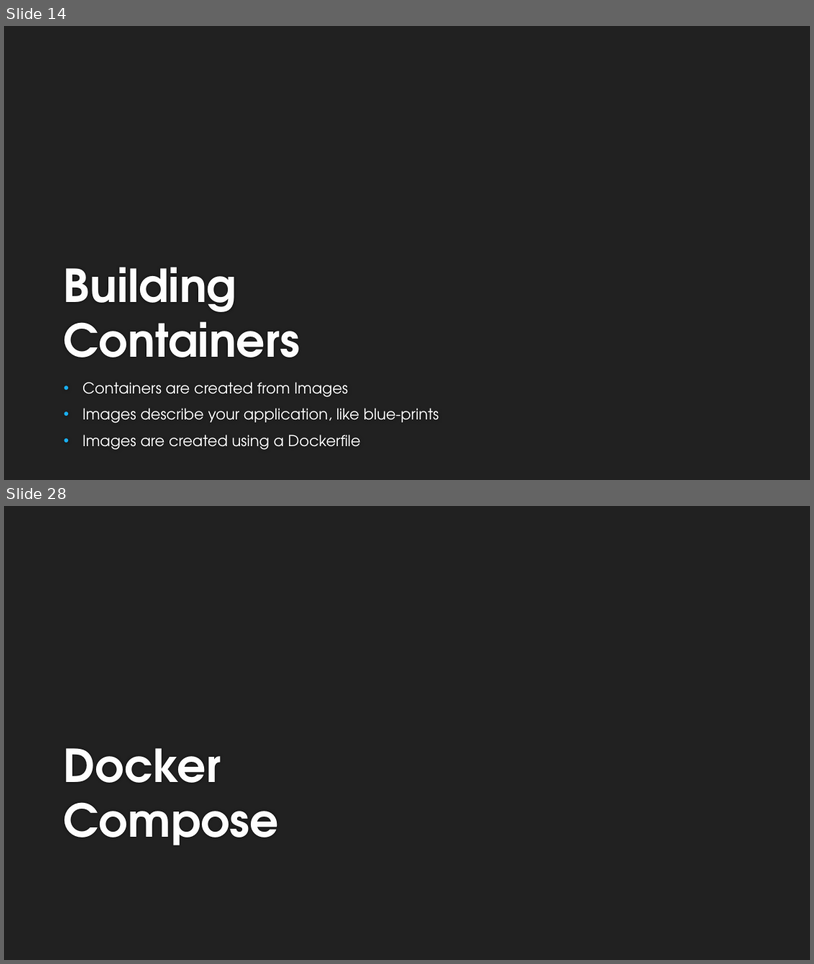
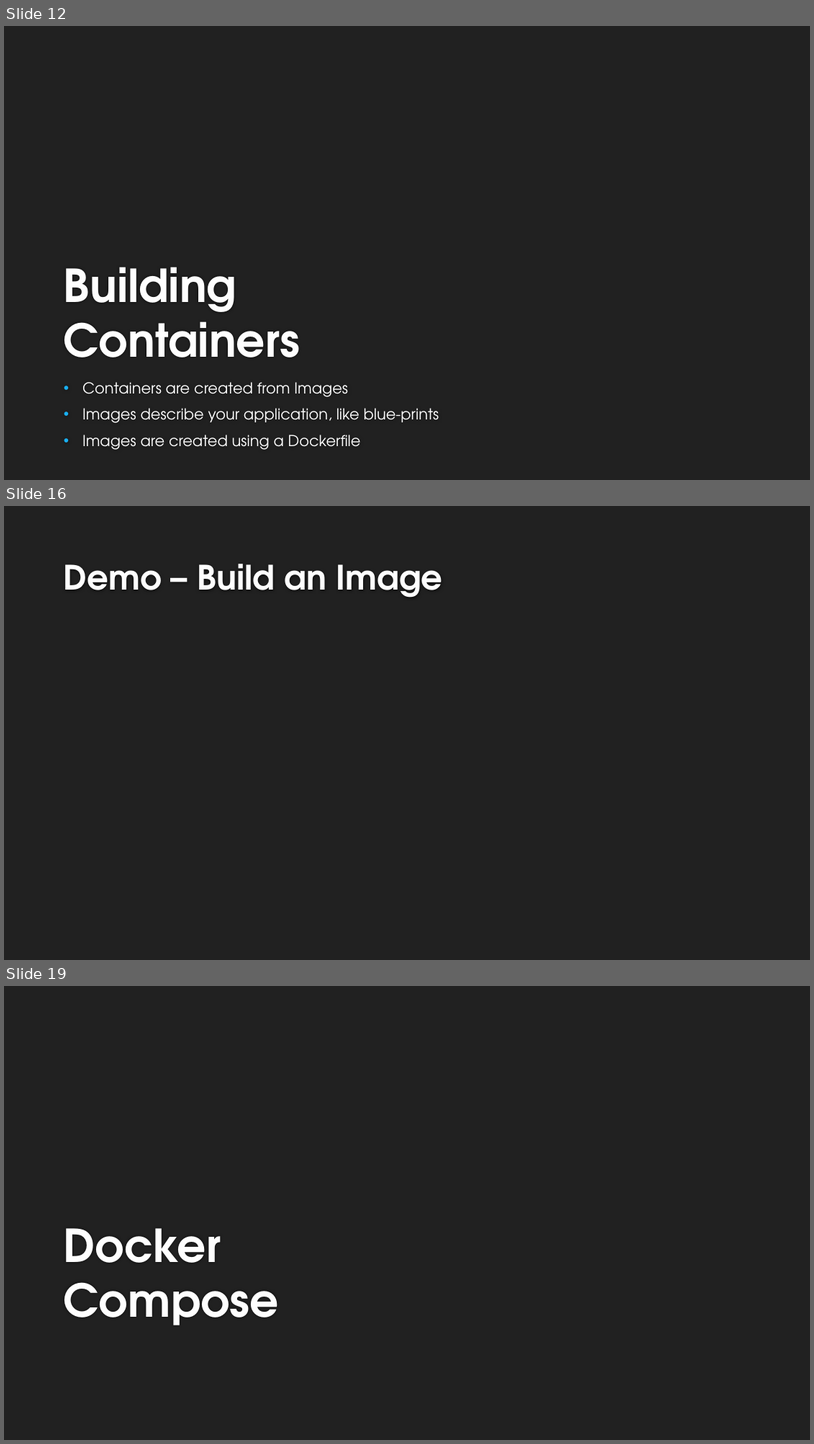
Before and after one commit to dcook-net/DockerisingDotNetAppsTalk, a slide deck: Dockerising .Net Applications v2.pptx. Shown one above the other, each under a label of ours: slides 14 and 28 before the commit, slides 12, 16 and 19 after it; the slides between them are not shown. The pictures are 814x964 and 814x1444 pixels, drawn with LibreOffice and Linux fonts; fonts in the diff are those of the drawing; background and template pictures are left out. Boxes give left, top, right and bottom in pixels: in the first picture for what was removed or moved away, otherwise in the second. Text is boxed around its words. In the diff, an @@ line names an element or a change of style, - is before the commit and + after.

```diff
--- a/Dockerising .Net Applications v2.pptx
+++ b/Dockerising .Net Applications v2.pptx
@@ slide 16 added at <box>4,506,810,960</box>, background #212121 @@
@@ title added at <box>64,564,442,597</box>, 40 pt, text #FEFEFE, bold @@
+Demo – Build an Image
@@ what was slide 14 is now slide 12 @@
@@ what was slide 28 is now slide 19 @@
```
Also in this commit, not shown: 3 slides changed, 8 other slides added, 13 slides removed, 16 other files.
